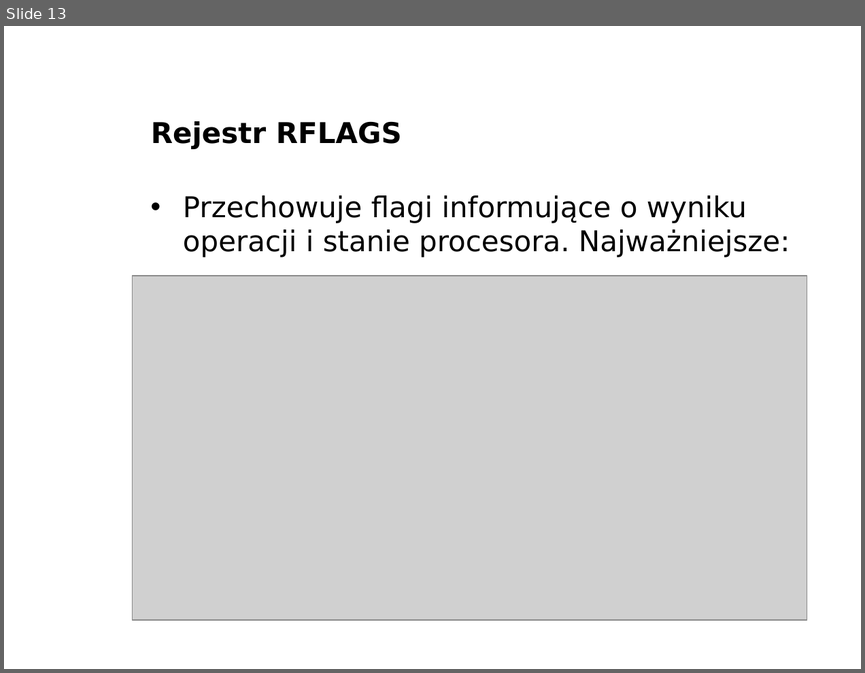
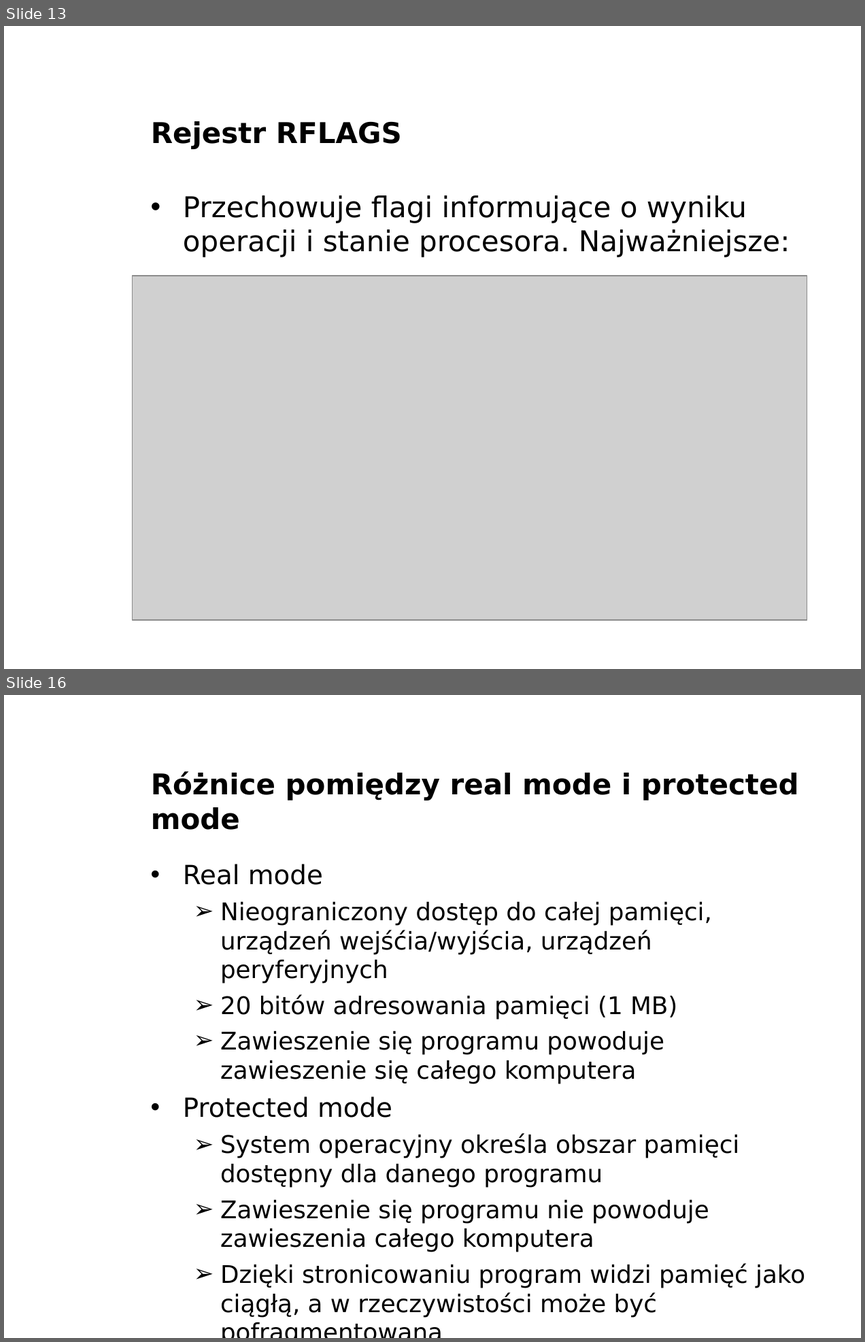
Before and after one commit to bercik/pn_prezentacja, a slide deck: robert/prezentacja.odp. Shown one above the other, each under a label of ours: slide 13 before the commit, slides 13 and 16 after it; the slides between them are not shown. The pictures are 865x673 and 865x1342 pixels, drawn with LibreOffice and Linux fonts; fonts in the diff are those of the drawing; grey boxes stand for pictures; background and template pictures are left out. Boxes give left, top, right and bottom in pixels: in the first picture for what was removed or moved away, otherwise in the second. Text is boxed around its words. In the diff, an @@ line names an element or a change of style, - is before the commit and + after.

Commit message:
protected mode

```diff
--- a/robert/prezentacja.odp
+++ b/robert/prezentacja.odp
@@ slide 16 added at <box>4,695,861,1338</box>, background picture (left out) @@
@@ title added at <box>151,771,799,830</box>, 24 pt, text #000000, bold @@
+Różnice pomiędzy real mode i protected mode
@@ text added at <box>183,864,805,1317</box>, 20.4 pt, text #000000 @@
+• Real mode
+  ➢ Nieograniczony dostęp do całej pamięci, urządzeń wejśćia/wyjścia, urządzeń peryferyjnych
+  ➢ 20 bitów adresowania pamięci (1 MB)
+  ➢ Zawieszenie się programu powoduje zawieszenie się całego komputera
+• Protected mode
+  ➢ System operacyjny określa obszar pamięci dostępny dla danego programu
+  ➢ Zawieszenie się programu nie powoduje zawieszenia całego komputera
+  ➢ Dzięki stronicowaniu program widzi pamięć jako ciągłą, a w rzeczywistości może być pofragmentowana
@@ text added at <box>719,1314,861,1338</box>, 11 pt, text #FFFFFF, bold @@
+www.agh.edu.pl
```
Also in this commit, not shown: 1 slide changed, 6 other slides added, 2 other files.
